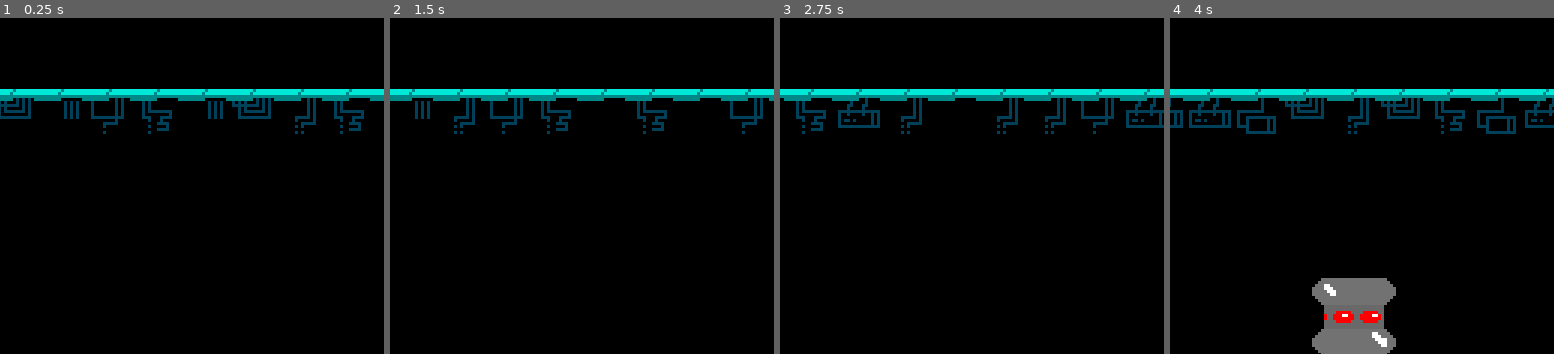
Above: before the commit, frames 1-4 (left to right).
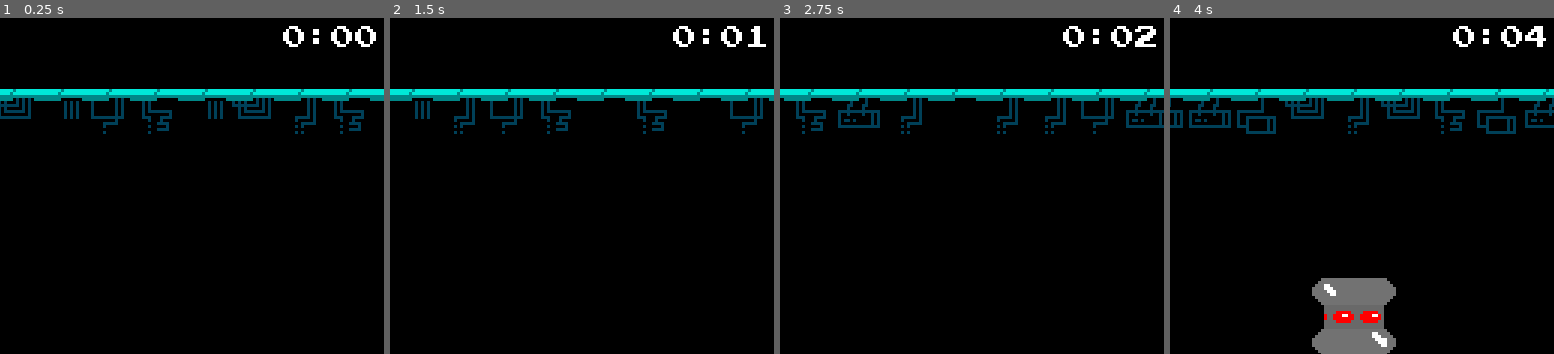
Above: after the commit, the same moments.

Repository: kernel00ps/Hoverbald
Game: Godot game, scene res://scenes/main.tscn
The game is run twice, just before and just after one commit, with the same random seed, the same clock (stepped at 60 frames per second) and the same inputs.
Inputs:
- Up to frame 1 (0.25 s): no input
- Up to frame 2 (1.5 s): hold D (RIGHT) 0.53-1.28 s; hold A (LEFT) from 1.28 s (still down)
- Up to frame 3 (2.75 s): release A (LEFT) at 2.03 s; hold D (RIGHT) from 2.03 s (still down)
- Up to frame 4 (4 s): release D (RIGHT) at 2.78 s; hold Space (UP) 2.78-3.53 s; hold A (LEFT) from 3.53 s (still down)
The pictures show only the part of the screen within x 48-98%, y 4-54%; the shares and areas given below are measured in that part.

The runs differ from the first frame. In frame 1, 0.6% of the frame differs, in the area x 73-98%, y 2-9%; in frame 2, 0.5%; in frame 3, 0.6%; in frame 4, 0.6%.

Commit message:
added timer

Diff:
--- a/scenes/hud.tscn
+++ b/scenes/hud.tscn
@@ -1,9 +1,10 @@
-[gd_scene load_steps=5 format=3 uid="uid://41qvysc2rxce"]
+[gd_scene load_steps=6 format=3 uid="uid://41qvysc2rxce"]
 
 [ext_resource type="Script" path="res://scripts/hud.gd" id="1_n06tn"]
 [ext_resource type="Texture2D" uid="uid://mxl1p37w4mlh" path="res://assets/sprites/bar_energy_empty_16x8.png" id="2_8mklf"]
 [ext_resource type="Texture2D" uid="uid://bfucgy2cwp2nn" path="res://assets/sprites/bar_energy_full_16x8.png" id="3_rc0dg"]
 [ext_resource type="Texture2D" uid="uid://cbuoayw4y032a" path="res://assets/sprites/bar_energy_edge_5x10.png" id="4_r7u3x"]
+[ext_resource type="FontFile" uid="uid://cgb7cxf605ki7" path="res://assets/other/font_pressstart2p.ttf" id="5_ouj1c"]
 
 [node name="HUD" type="CanvasLayer"]
 script = ExtResource("1_n06tn")
@@ -44,3 +45,22 @@
 position = Vector2(18, 4)
 scale = Vector2(-1, 1)
 texture = ExtResource("4_r7u3x")
+
+[node name="Timer" type="Timer" parent="."]
+autostart = true
+
+[node name="Label" type="Label" parent="."]
+texture_filter = 1
+anchors_preset = 1
+anchor_left = 1.0
+anchor_right = 1.0
+offset_left = -39.0
+offset_top = 11.0
+offset_right = -6.0
+offset_bottom = 20.0
+grow_horizontal = 0
+theme_override_fonts/font = ExtResource("5_ouj1c")
+theme_override_font_sizes/font_size = 8
+text = "0:00"
+
+[connection signal="timeout" from="Timer" to="." method="_on_timer_timeout"]
--- a/scripts/hud.gd
+++ b/scripts/hud.gd
@@ -2,12 +2,16 @@
 
 var fuel_bar:ProgressBar
 var progress:Sprite2D
+var time_label:Label
 var bar_size
+var minutes:int = 0
+var seconds:int = 0
 
 # Called when the node enters the scene tree for the first time.
 func _ready() -> void:
 	fuel_bar = get_node("FuelBar")
 	progress = get_node("FuelImages/Progress")
+	time_label = get_node("Label")
 	bar_size = progress.scale.x
 	update()
 
@@ -21,3 +25,10 @@
 	if(value > 0):
 		Globals.current_fuel -= 0.05
 		progress.scale.x -= bar_size * 0.05 / 100
+
+func _on_timer_timeout() -> void:
+	seconds += 1
+	if(seconds == 60):
+		seconds = 0
+		minutes += 1
+	time_label.set_text(str(minutes, ":", str(seconds).pad_zeros(2)))
